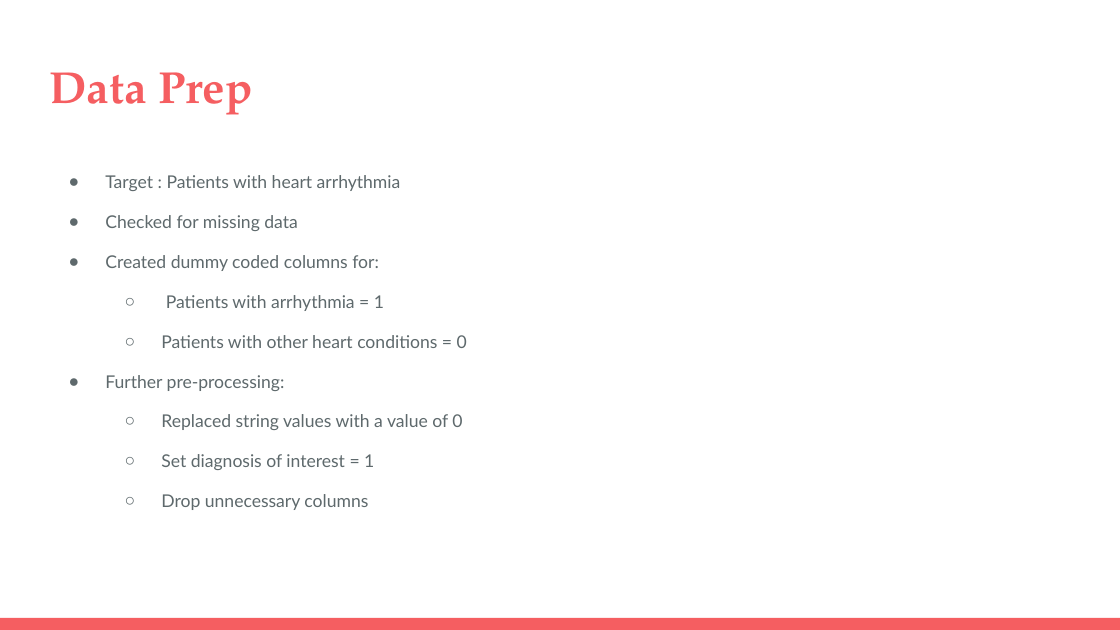
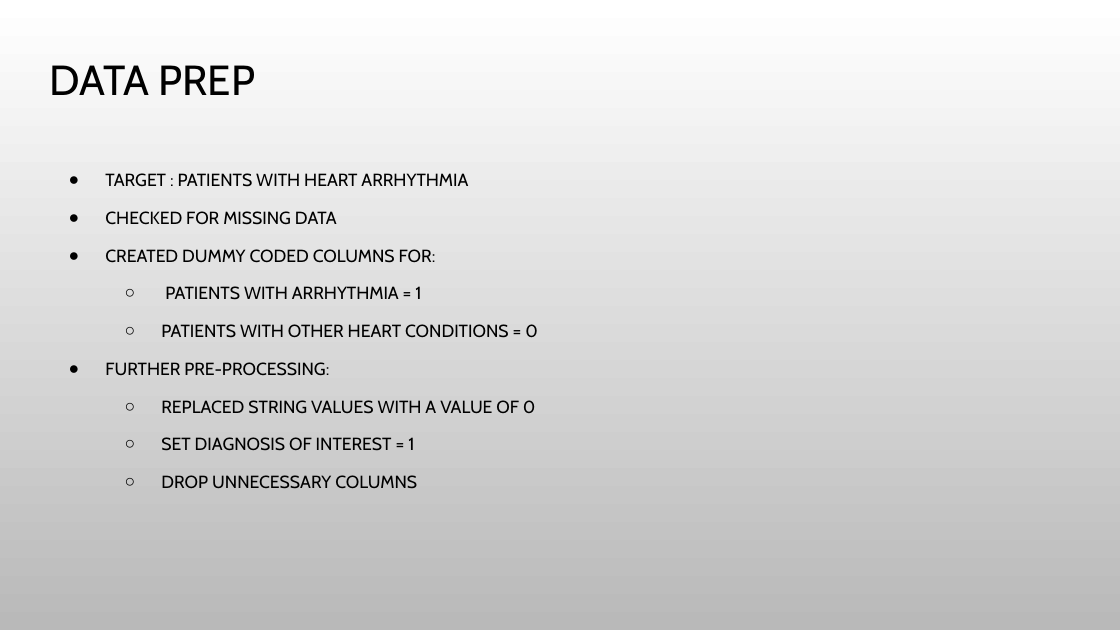
Before and after one commit to Almandiro/Rutgers_DS_Project_1, a slide deck: slide 5 of Correlative Signs of Atrial Fibrallation.pptx. Drawn at 1120x630 pixels with LibreOffice and Linux fonts; fonts in the diff are those of the drawing; background and template pictures are left out. Boxes give left, top, right and bottom in pixels: in the first picture for what was removed or moved away, otherwise in the second. Text is boxed around its words. In the diff, an @@ line names an element or a change of style, - is before the commit and + after.

```diff
--- a/Correlative Signs of Atrial Fibrallation.pptx
+++ b/Correlative Signs of Atrial Fibrallation.pptx
@@ background #FFFFFF to picture (left out) @@
@@ title at bbox=[49, 65, 256, 95]: text changed; size 28.8 to 27 pt; font TeX Gyre Pagella to Cabin; text colour #F55E61 to #000000; bold off @@
-Data Prep
+DATA PREP
@@ text at bbox=[105, 173, 538, 489]: text changed; font Lato to Cabin; text colour #5E696C to #000000 @@
-● Target : Patients with heart arrhythmia
-● Checked for missing data
-● Created dummy coded columns for:
-  ○ Patients with arrhythmia = 1
-  ○ Patients with other heart conditions = 0
-● Further pre-processing:
-  ○ Replaced string values with a value of 0
-  ○ Set diagnosis of interest = 1
-  ○ Drop unnecessary columns
+● TARGET : PATIENTS WITH HEART ARRHYTHMIA
+● CHECKED FOR MISSING DATA
+● CREATED DUMMY CODED COLUMNS FOR:
+  ○ PATIENTS WITH ARRHYTHMIA = 1
+  ○ PATIENTS WITH OTHER HEART CONDITIONS = 0
+● FURTHER PRE-PROCESSING:
+  ○ REPLACED STRING VALUES WITH A VALUE OF 0
+  ○ SET DIAGNOSIS OF INTEREST = 1
+  ○ DROP UNNECESSARY COLUMNS
@@ rectangle removed at bbox=[0, 618, 1120, 630] @@
```
Also in this commit, not shown: 7 other slides changed.
